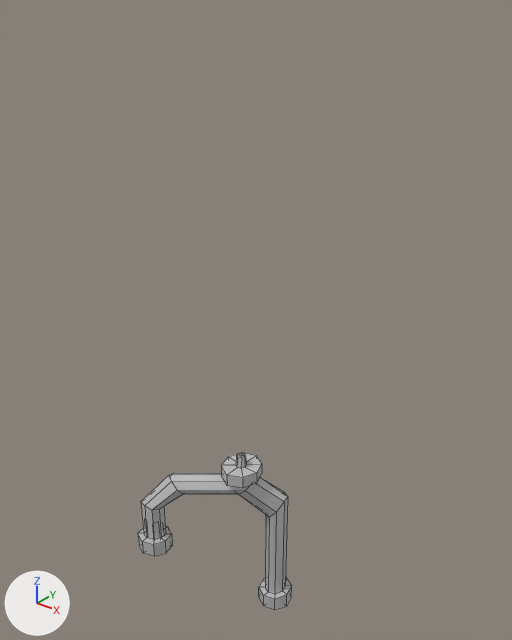
The FBX model nordicGameJam2015/Assets/Graphics/props/faucetSpout_mdl.fbx as it was, and as the next commit left it.
The view is the same before and after, from a 50 mm camera at (4.05, 4.16, 6.98) aimed at (1.54, 7.29, 5.03). Lighting does not change. The marker at lower left points along +X, +Y and +Z. Mesh edges are drawn as thin lines. Where no turn or scale is listed for an object, it has been applied to the vertices.
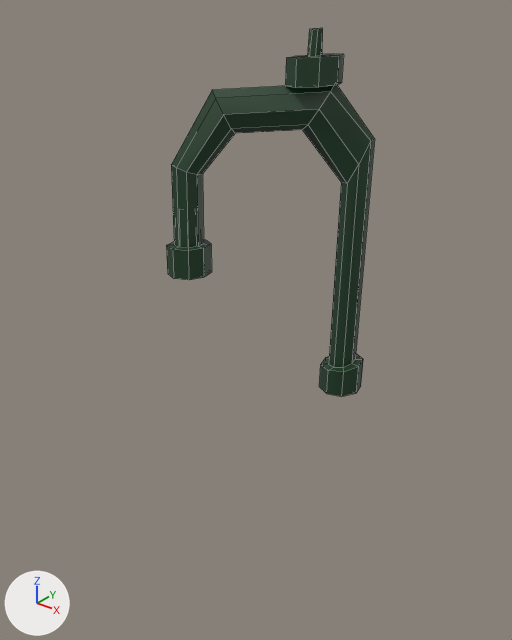
Changed parts and their boxes [x1, y1, x2, y2] in the pictures (512 x 640 px; the box of a moved part takes in the faces that stretch with it):
'polySurface6', recoloured, reshaped, moved (35% wider, 134% taller)
    before: [138, 453, 292, 610]
    after: [166, 28, 375, 397]
part 1 of me_mesh, moved or reshaped
    before: [221, 453, 262, 488]
    after: [285, 28, 343, 88]
part 2 of me_mesh, moved or reshaped
    before: [138, 473, 292, 610]
    after: [166, 85, 375, 397]

Diff of the bpy script that builds the scene:
```diff
--- a/nordicGameJam2015/Assets/Graphics/props/faucetSpout_mdl.fbx.py
+++ b/nordicGameJam2015/Assets/Graphics/props/faucetSpout_mdl.fbx.py
@@ img_stove_jpg @@
+img_stove_jpg = load_image('stove.jpg', '../textures/stove.jpg', 128, 128, 'sRGB')
@@ mat_lambert5 @@
+mat_lambert5 = principled_material('lambert5')
+mat_lambert5.texture = img_stove_jpg
@@ me_mesh @@
 # used by ob_polysurface6; location = (1.292, 7.077, 3.171)
-me_mesh.from_pydata(...)  # 138 vertices, 136 faces; spans x -0.445..0.494, y -0.367..0.417, z -0.497..0.833
-me_mesh.materials.append(mat_lambert1)  # grey #bcbcbc
+me_mesh.from_pydata(...)  # 138 vertices, 136 faces; spans x -0.469..0.469, y -0.392..0.392, z -1.01..1.01
+# me_mesh part 1: the loose piece of 34 vertices spanning x 0.043..0.312, y -0.005..0.291, z 0.662..0.833 is multiplied about its middle by the matrix ((1.004, 0.0, 0.029), (0.0, 1.0, 0.0), (0.072, 0.0, 1.52)), then moved by (0.003, -0.025, 0.13)
+# me_mesh part 2: 104 of 138 vertices moved; they spanned x -0.445..0.494, y -0.367..0.417, z -0.497..0.665 and now span x -0.469..0.469, y -0.392..0.392, z -1.01..0.758; mean shift (-0.018, -0.025, -0.24); largest move (0.249, 0.308, -0.497) -> (0.217, 0.284, -1.01)
+me_mesh.materials.append(mat_lambert5)  # picture img_stove_jpg
@@ ob_polysurface6 @@
 ob_polysurface6 = bpy.data.objects.new('polySurface6', me_mesh)
-ob_polysurface6.location = (1.292, 7.077, 3.171)
+ob_polysurface6.location = (1.788, 7.102, 5.74)
```
